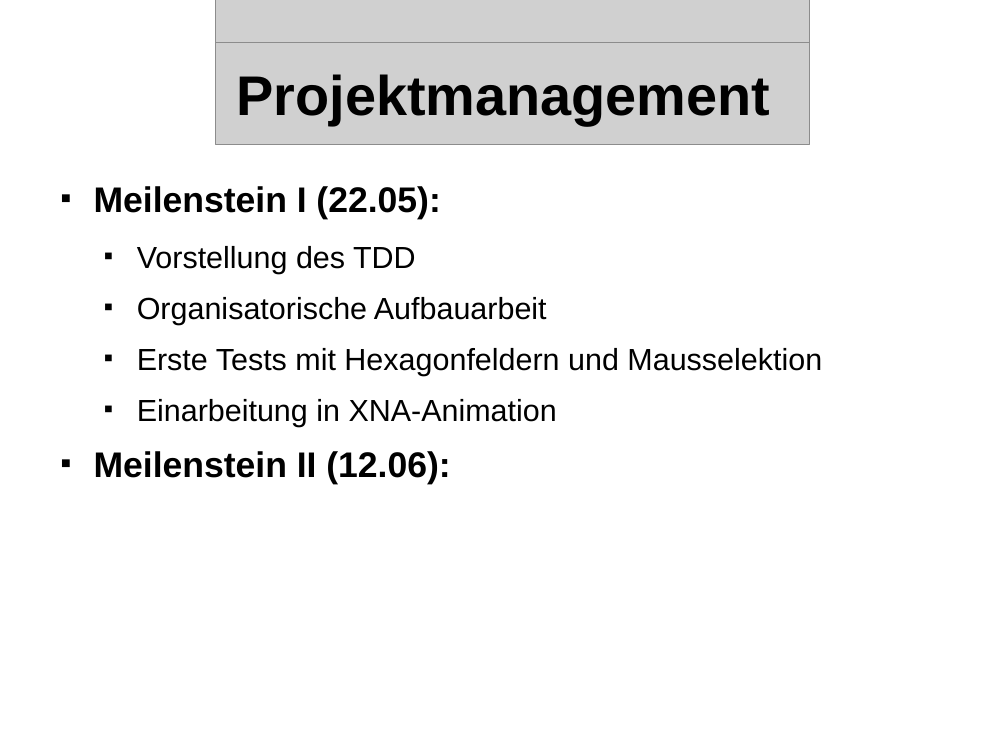
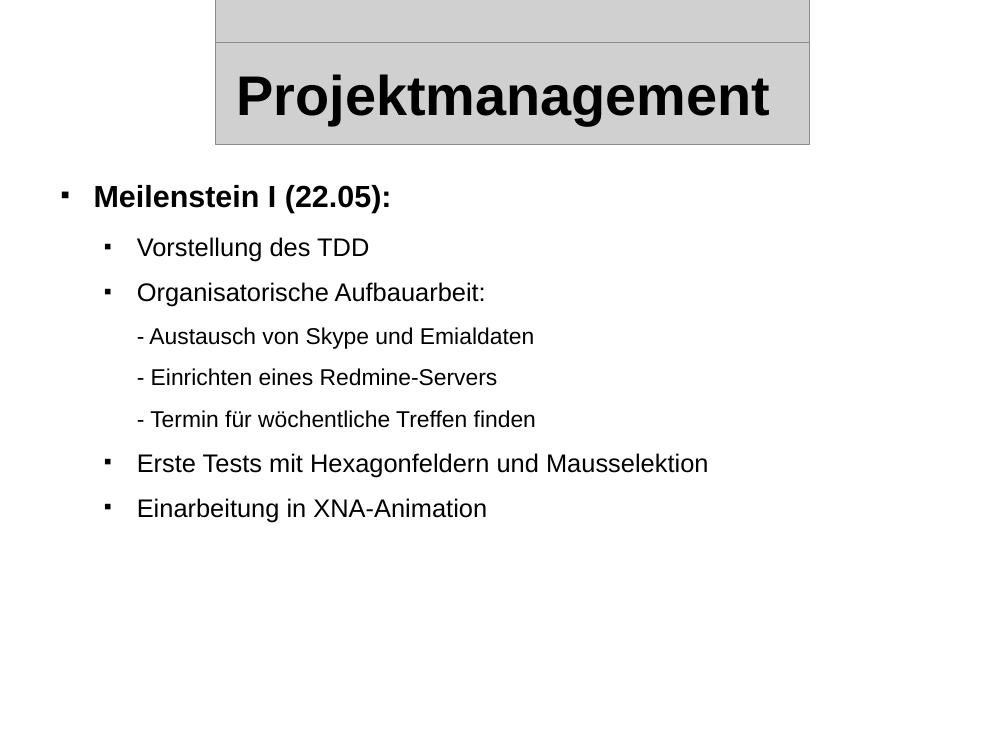
Before and after one commit to streber91/3D-Game-Project, a slide deck: slide 5 of Documents/Präsentationen/Underlord Abschlusspräsentation.odp. Drawn at 1008x756 pixels with LibreOffice and Linux fonts; fonts in the diff are those of the drawing; grey boxes stand for pictures; background and template pictures are left out. Boxes give left, top, right and bottom in pixels: in the first picture for what was removed or moved away, otherwise in the second. Text is boxed around its words. In the diff, an @@ line names an element or a change of style, - is before the commit and + after.

```diff
--- a/Documents/Präsentationen/Underlord Abschlusspräsentation.odp
+++ b/Documents/Präsentationen/Underlord Abschlusspräsentation.odp
@@ text at (x1=94, y1=183, x2=709, y2=522): size 28 to 24 pt in "Meilenstein I (22.05):"; size 24 to 20 pt in "Vorstellung des TDD", "Erste Tests mit Hexagonfeldern und Mausselektion", "Einarbeitung in XNA-Animation" @@
@@ text at (x1=137, y1=282, x2=536, y2=428): text changed; size 24 to 18 pt @@
-  ■ Organisatorische Aufbauarbeit
+  ■ Organisatorische Aufbauarbeit:
+  - Austausch von Skype und Emialdaten
+  - Einrichten eines Redmine-Servers
+  - Termin für wöchentliche Treffen finden
@@ text at (x1=94, y1=451, x2=450, y2=484): paragraph removed @@
-■ Meilenstein II (12.06):
```
Also in this commit, not shown: 12 other slides changed, 17 slides added, 2 slides removed, 1 other file.
